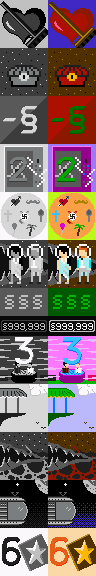
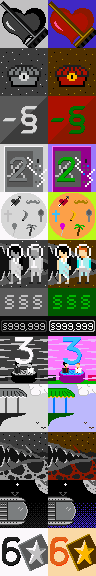
Layered file, before and after one edit (96x576). Changes by layer:
painted on "Layer" over [19, 210, 77, 224]
